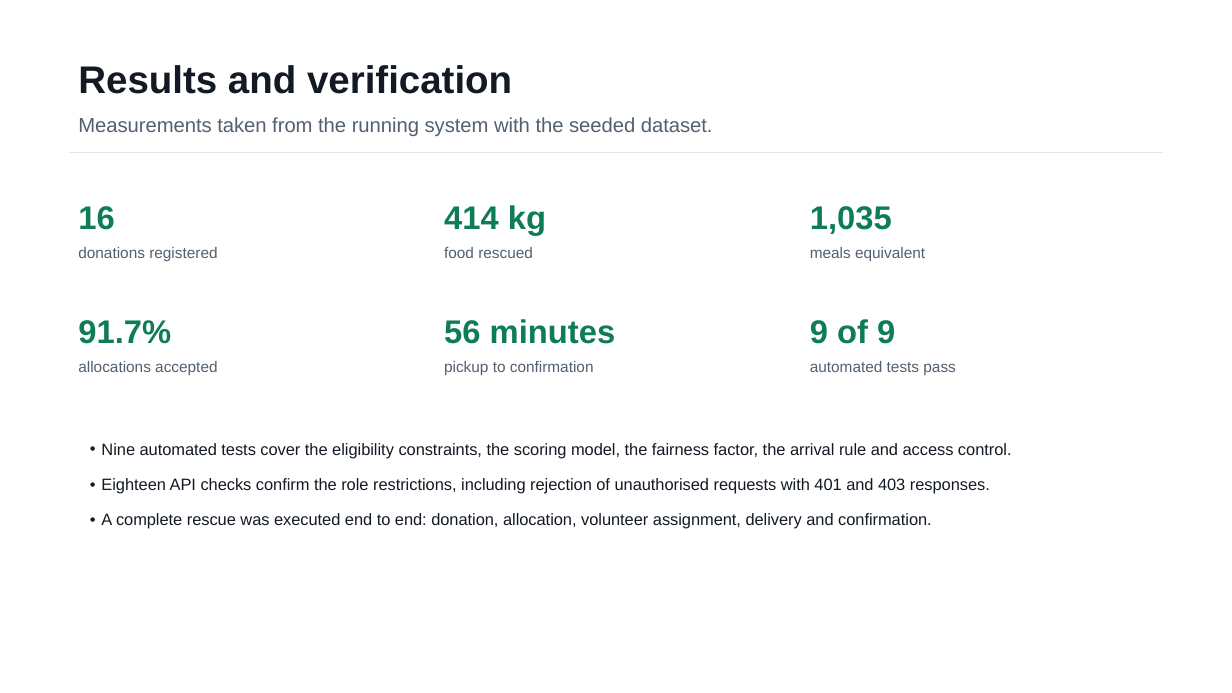
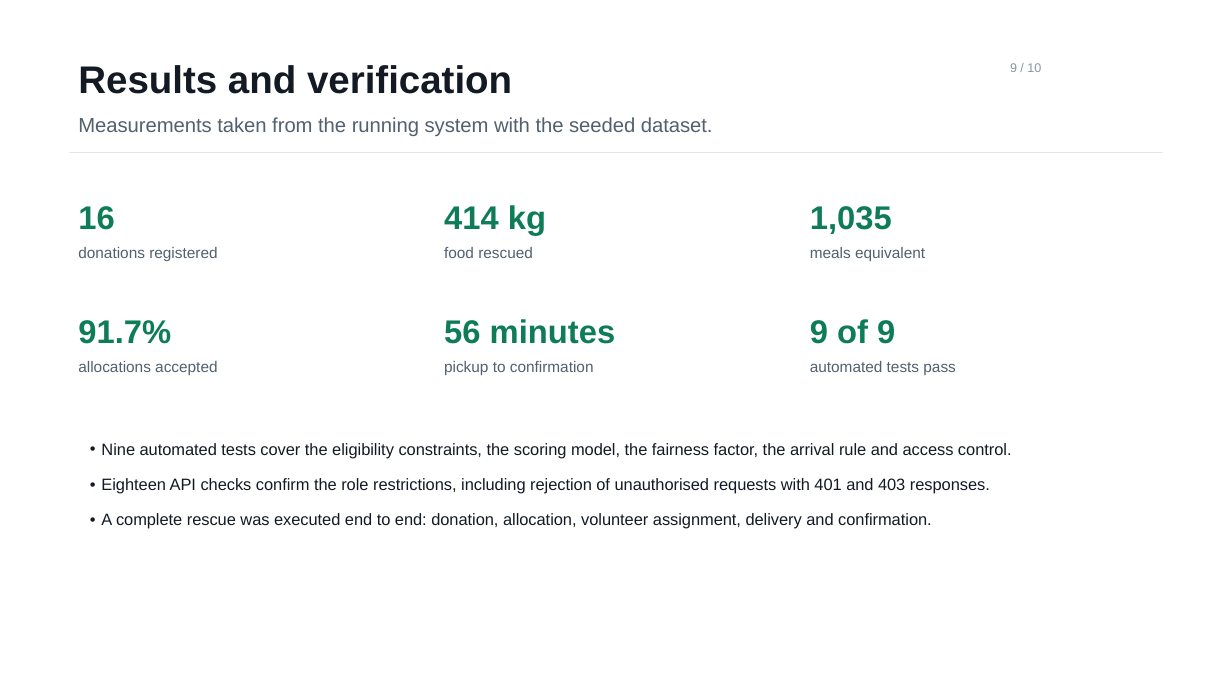
Before and after one commit to AdiByte5/FoodBridge, a slide deck: slide 9 of docs/FoodBridge_Project_Review.pptx. Drawn at 1232x693 pixels with LibreOffice and Linux fonts; fonts in the diff are those of the drawing. Boxes give left, top, right and bottom in pixels: in the first picture for what was removed or moved away, otherwise in the second. Text is boxed around its words. In the diff, an @@ line names an element or a change of style, - is before the commit and + after.

```diff
--- a/docs/FoodBridge_Project_Review.pptx
+++ b/docs/FoodBridge_Project_Review.pptx
@@ text added at bbox=[1010, 63, 1041, 72], 9.8 pt, text #8A94A3 @@
+9 / 10
```
Also in this commit, not shown: 8 other slides changed, 2 other files.
